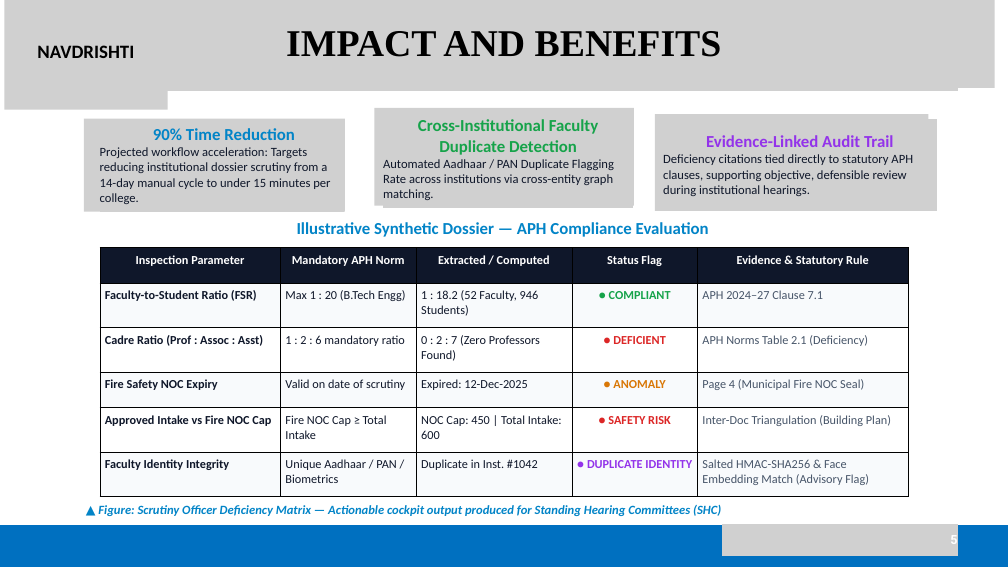
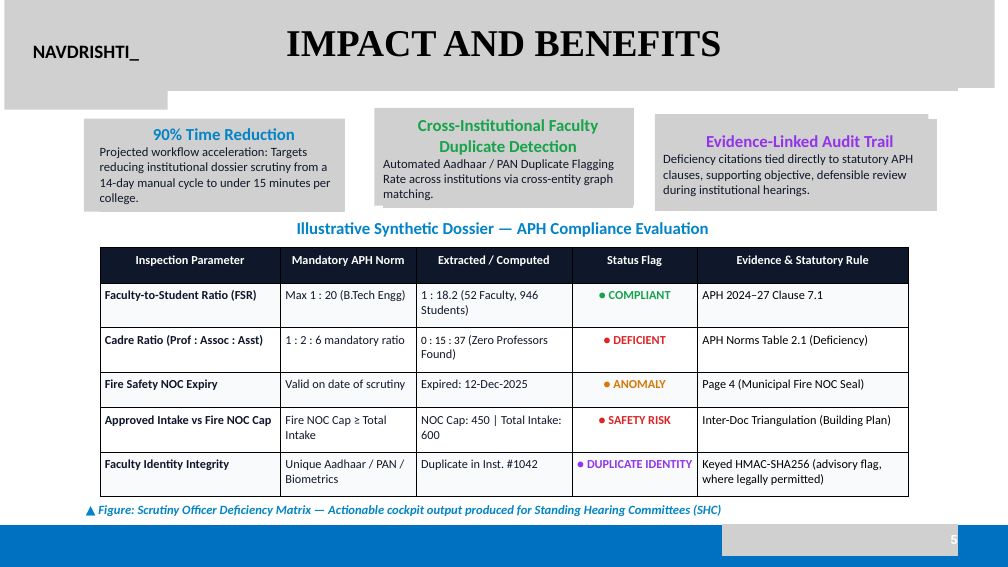
Before and after one commit to Aravkataria/ARGUS, a slide deck: slide 5 of final.pptx. Drawn at 1008x567 pixels with LibreOffice and Linux fonts; fonts in the diff are those of the drawing; grey boxes stand for pictures. Boxes give left, top, right and bottom in pixels: in the first picture for what was removed or moved away, otherwise in the second. Text is boxed around its words. In the diff, an @@ line names an element or a change of style, - is before the commit and + after.

```diff
--- a/final.pptx
+++ b/final.pptx
@@ text at bbox=[33, 45, 139, 61]: text changed @@
-NAVDRISHTI
+NAVDRISHTI_
@@ table at bbox=[100, 247, 908, 496] @@
-row 3, column 3: 0 : 2 : 7 (Zero Professors Found)
+row 3, column 3: 0 : 15 : 37 (Zero Professors Found)
-row 6, column 5: Salted HMAC-SHA256 & Face Embedding Match (Advisory Flag)
+row 6, column 5: Keyed HMAC-SHA256 (advisory flag, where legally permitted)
@@ text colour #475569 to #000000 in "APH 2024–27 Clause 7.1", "APH Norms Table 2.1 (Deficiency)", "Page 4 (Municipal Fire NOC Seal)", "Inter-Doc Triangulation (Building Plan)" @@
```
Also in this commit, not shown: 5 other slides changed, 7 other files.
